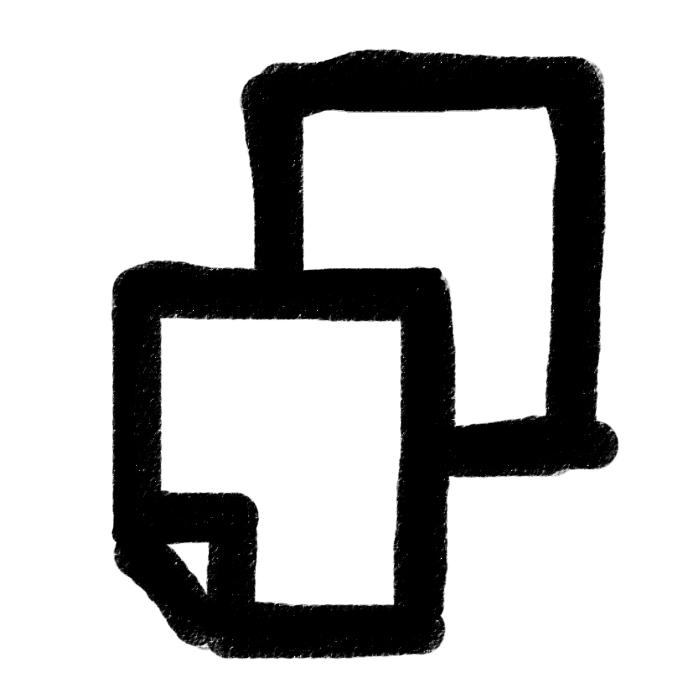
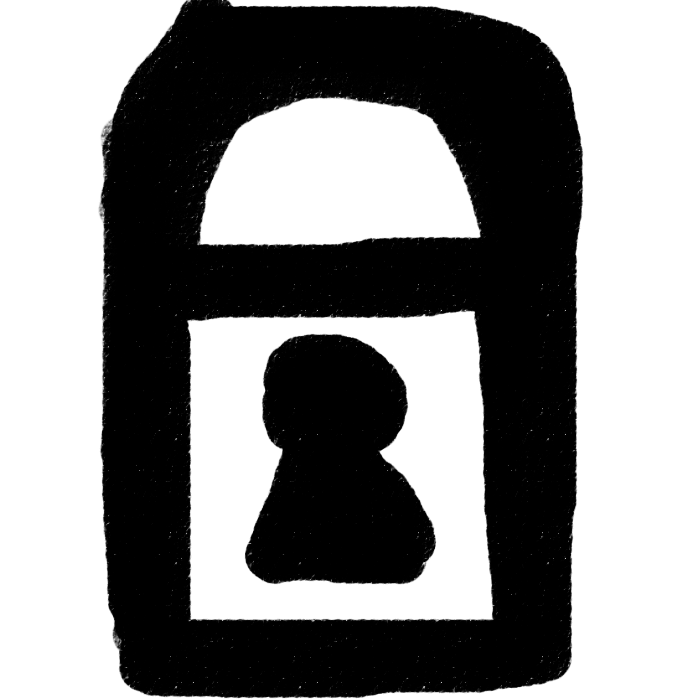
Layer changes from the first 700x700 image to the second:
added layer "Calque 8 copie" above "Calque 8" over [98, 0, 584, 699]
added layer "Calque 8" above "Calque 7 copie" over [101, 5, 584, 699]
hid "Calque 4 copie 2" over [110, 48, 620, 660]
